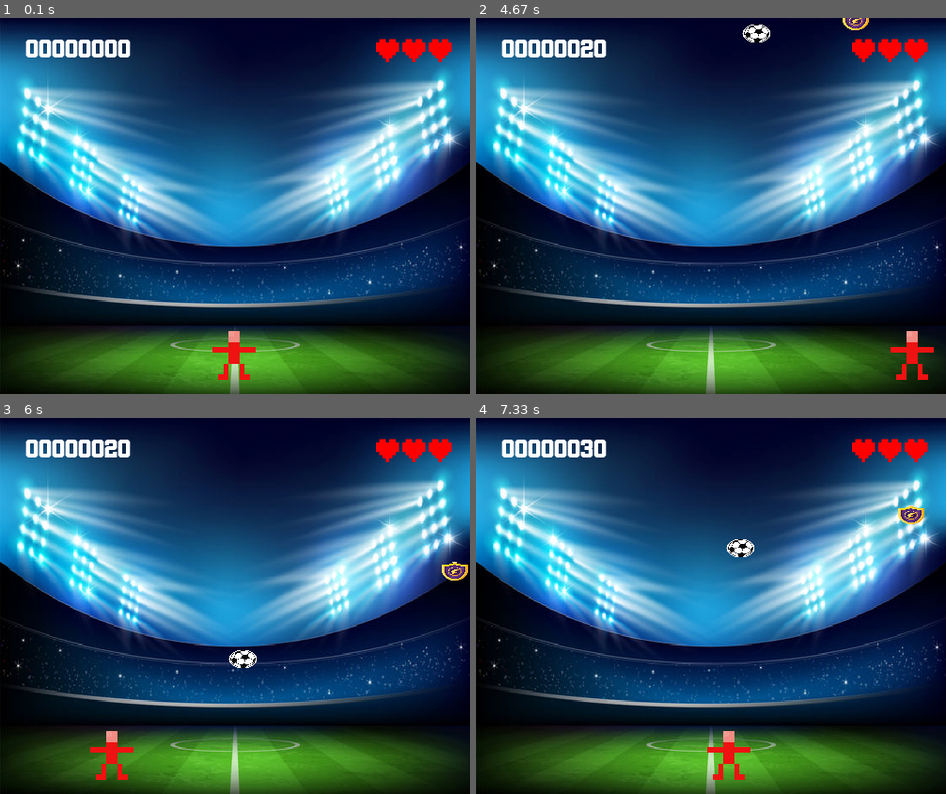
Above: before the commit, frames 1-4 (two rows, left to right).
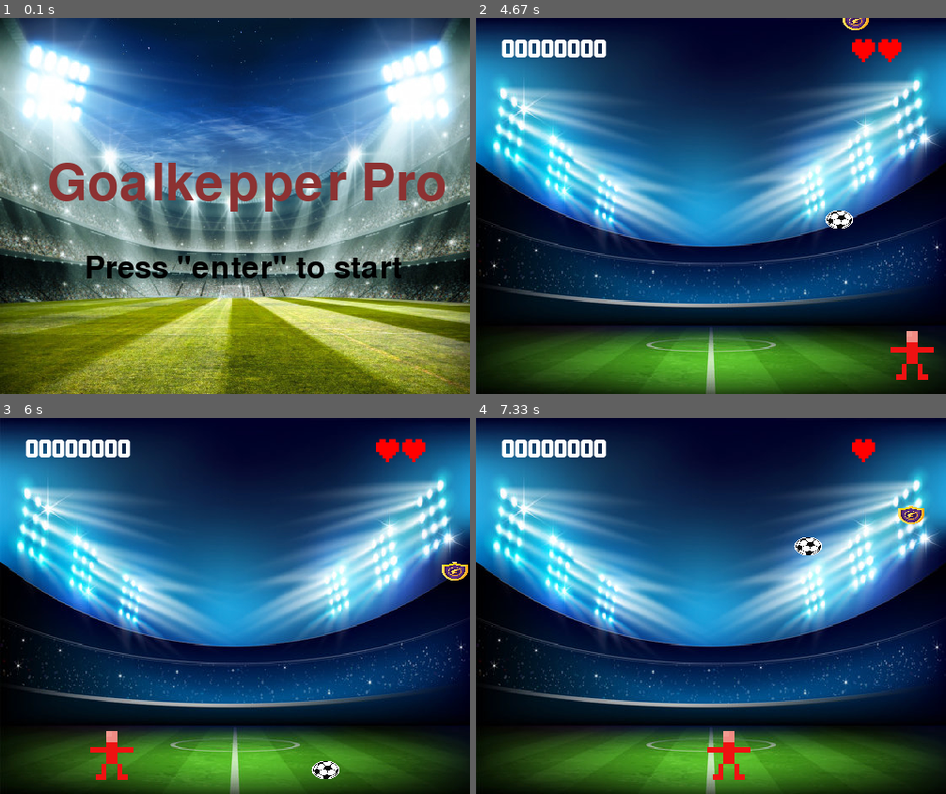
Above: after the commit, the same moments.

Repository: Pedroivo1600/PyGame
Game: pygame game, started from jogo_sprite.py
Two runs of this game, one before a commit and one after it. Both use one fixed random seed, a clock stepped at 60 frames per second and the inputs below.
Inputs:
- Up to frame 1 (0.1 s): no input
- Up to frame 2 (4.67 s): tap Enter at 0.33 s; hold Right 0.67-1.13 s; hold Right 1.17-1.63 s; hold Left 1.67-2.2 s; hold Left 2.23-2.63 s; hold Right 2.67-3.3 s; hold Left 3.33-3.8 s; hold Right 3.83-4.3 s; hold Right from 4.33 s (still down)
- Up to frame 3 (6 s): release Right at 4.8 s; hold Left 4.83-5.37 s; hold Left 5.4-5.8 s; hold Right from 5.83 s (still down)
- Up to frame 4 (7.33 s): release Right at 6.47 s; hold Left 6.5-6.97 s; hold Right from 7 s (still down)

The runs differ from the first frame. In frame 1, 93% of the frame differs, in the area x 0-100%, y 0-100%; in frame 2, 0.7%; in frame 3, 0.7%; in frame 4, 0.9%.

Commit message:
Colocando Telas

Diff:
--- a/jogo_sprite.py
+++ b/jogo_sprite.py
@@ -15,7 +15,16 @@
 #Medidas do background (estadio)
 WIDTH = 500 # largura da tela
 HEIGHT = 400 # altura da tela
+tela_inicio = window = pygame.display.set_mode((WIDTH, HEIGHT)) #cria a tela do jogo
 window = pygame.display.set_mode((WIDTH, HEIGHT)) #cria a tela do jogo
+
+# Printando na tela
+font = pygame.font.SysFont(None, 48)
+font1= pygame.font.SysFont(None, 80)
+Titulo = font1.render('Goalkepper Pro', True, (140, 50, 50))
+start = font.render('Press "enter" to start', True, (0, 0, 0))
+game_over = font1.render('Game Over', True, (0, 0, 0))
+novamente = font.render('Quer jogar novamente? Pressione Enter', True, (0, 0, 0))
 
 #Medidas das bolas
 ball_width = 30 #largura da bola
@@ -41,6 +50,10 @@
     assets["score_font_2"] = pygame.font.Font('font/PressStart2P.ttf', 28)#guarda a fonte da vida do jogador que aparecerá no jogo
     assets['golden_keeper'] = pygame.image.load('img/Golden_keeper.png').convert_alpha()
     assets['golden_keeper'] = pygame.transform.scale(assets['golden_keeper'], (gk_width, gk_height))
+    assets['tela de inicio'] =  pygame.image.load('img/Pitch 1.png').convert()
+    assets["tela de inicio"] = pygame.transform.scale(assets["tela de inicio"], (WIDTH, HEIGHT))
+    assets['final'] =  pygame.image.load('img/final.jfif').convert()
+    assets["final"] = pygame.transform.scale(assets["final"], (WIDTH, HEIGHT))
     return assets
 
 #======================
@@ -185,8 +198,6 @@
     all_balls.add(player)
 
 
-
-
     #Criando as bolas
     for i in range(1):
         balls = Football(assets["football_img"])
@@ -200,7 +211,9 @@
     #Estado do jogo
     DONE = 0 #o jogo terminou
     PLAYING = 1 #o jogador está jogando
-    state = PLAYING #definindo o estado inicial do jogo como PLAYING
+    TELA = 2
+    FINAL = 3
+    state = TELA #definindo o estado inicial do jogo como PLAYING
 
     #Inicia o placar com 0 pontos
     pontos = 0
@@ -213,7 +226,24 @@
 
     t = pygame.time.get_ticks()
     #Trata eventos
-    while state != DONE:
+    while state == TELA:
+        window.fill((255, 255, 255))
+        window.blit(assets["tela de inicio"], (0, 0))
+        window.blit(Titulo,(50,150))
+        window.blit(start,(90,250))
+        pygame.display.update()
+        for event in pygame.event.get():
+            if event.type == pygame.QUIT:
+                state = DONE
+            if state == TELA:
+                if event.type == pygame.KEYDOWN:
+                    # Dependendo da tecla, altera a velocidade.
+                    keys_down[event.key] = True
+                    if event.key == pygame.K_RETURN:
+                            state = PLAYING
+
+
+    while state == PLAYING:
         time_now = pygame.time.get_ticks()
         clock.tick(FPS)
         for event in pygame.event.get():
@@ -281,7 +311,7 @@
             if len(list_lives) == 3:
                 vidas = 0
             if len(list_lives) == 4:
-                state = DONE #Se o goleiro chegar a 0 vidas o jogo termina
+                state = FINAL #Se o goleiro chegar a 0 vidas o jogo termina
 
 
     #=====================================================
@@ -312,6 +342,23 @@
         # Mostra o novo frame para o jogador
         pygame.display.update()
 
+    while state == FINAL:
+        window.fill((255, 255, 255))
+        window.blit(assets["final"], (0, 0))
+        window.blit(game_over,(75,150))
+        pygame.display.update()
+        for event in pygame.event.get():
+            if event.type == pygame.QUIT:
+                state = DONE
+            if state == FINAL:
+                if event.type == pygame.KEYDOWN:
+                    # Dependendo da tecla, altera a velocidade.
+                    keys_down[event.key] = True
+                    if event.key == pygame.K_RETURN:
+                        state = PLAYING
+                    else:
+                        state = DONE
+
 #Fim do loop principal
 
 gamescreen(window)
--- /dev/null
+++ b/teste.py
@@ -0,0 +1,16 @@
+
+import pygame
+import random
+#Inicia o jogo
+pygame.init()
+WIDTH = 500 # largura da tela
+HEIGHT = 400 # altura da tela
+#Fazendo o background aparecer
+window = pygame.display.set_mode((WIDTH, HEIGHT))
+imagem_tela=pygame.image.load('img/Pitch 1.png').convert_alpha()
+imagem_tela=pygame.transform.scale(imagem_tela, (WIDTH, HEIGHT))
+window.fill((0, 0, 0))  # Preenche com a cor branca
+window.blit(imagem_tela, (0, 0))
+game=True
+pygame.display.update()
+pygame.quit()
Binary file added: img/Pitch 1.png
Binary file added: img/final.jfif
